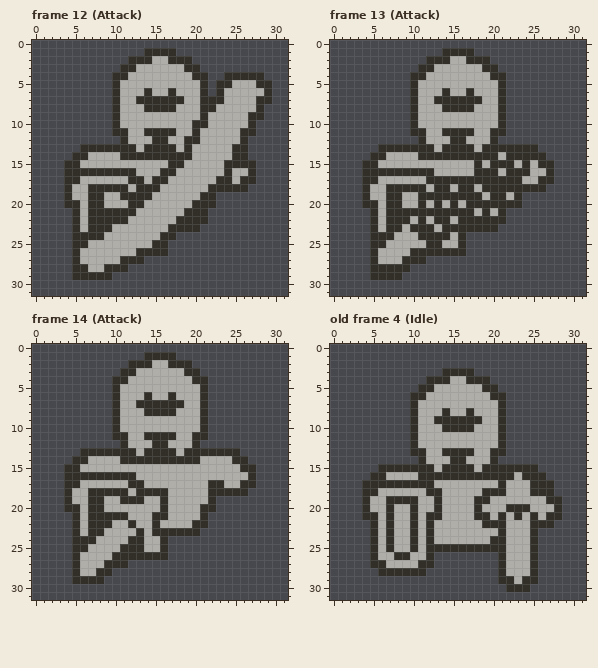
A pixel-art file gets an edit: Assets/enemies/livingArmor.aseprite. This is how it looked before the edit.
32x32 pixels, 22 frames. Shown: frame 12 (Attack), frame 13 (Attack), frame 14 (Attack), old frame 4 (Idle). The commit also changed other frames, which this record leaves out.
After:
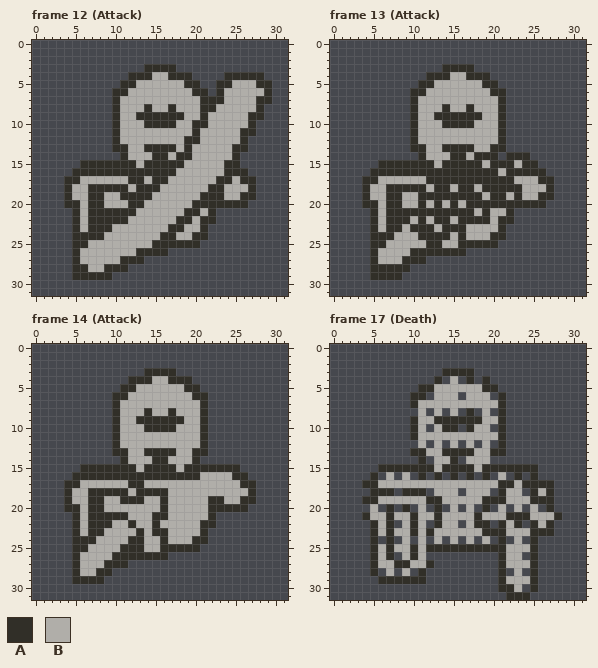
Palette (. is transparent): A #312f28  B #b0aea9
A new or re-ordered frame is compared with the old frame closest to it.
Changes in this commit:
frames re-ordered
Changed rows in their new state; - is an unchanged pixel.
Frame 12 (Attack), layers "Head", "Body":
first column x 4:
 1 ----------....----------
 2 --------........--------
 3 -------...AAAA...-------
 4 ------..AAA--AAA..------
 5 ------.AA------AA.------
 6 -------A--B--B--A-------
 7 ---------BBBBBB---------
 8 -----------BB-----------
 9 ---------AAAAAA---------
10 ----------AAAA----------
11 -------B--BBBB----------
12 ------AB---BB-----------
13 --....--B---------------
14 -......-BBB--B--------.-
15 ..AAAAAAA-AAA---------..
16 .--------AAA---------AA.
18 --------------------BBBA
19 -------------------ABBAA
20 -------------------AAAA-
21 -----------------BA-----
22 ----------------B-A-----
23 ---------------BBA------
24 --------------BBAA------
25 -------------AAAA-------
Frame 13 (Attack), layers "Head", "Body":
first column x 4:
 1 ----------....----------
 2 --------........--------
 3 -------...AAAA...-------
 4 ------..AAA--AAA..------
 5 ------.AA------AA.------
 6 -------A--B--B--A-------
 7 ---------BBBBBB---------
 8 -----------BB-----------
 9 ---------AAAAAA---------
10 ----------AAAA----------
11 -------B--BBBB--B-------
12 ------AB---BB---BA------
13 --....--B------B--....--
14 -......-BBB--B---.---..-
15 ..AAAAAAA-AAAA-------A..
16 .--------AAAAA-------AA.
17 -------------------B----
18 --------------------BBBA
19 --------------------BBAA
20 --------------------AAA-
21 -----------------BA-----
22 ----------------B-A-----
23 -------------BBBBA------
24 -------------BBBAA------
25 -------------AAAA-------
Frame 14 (Attack), layers "Head", "Body":
first column x 4:
 1 ----------....----------
 2 --------........--------
 3 -------...AAAA...-------
 4 ------..AAA--AAA..------
 5 ------.AA------AA.------
 6 -------A--B--B--A-------
 7 ---------BBBBBB---------
 8 -----------BB-----------
 9 ---------AAAAAA---------
10 ----------AAAA----------
11 -------B--BBBB--B-------
12 ------AB---BB---BA------
13 --....--B------B--....--
14 -......-BBB--BBB-......-
15 ..AAAAAAA-AAAA-AAAAAAA..
16 .--------AAAAAAAA----AA.
17 ------------------BB----
18 ------------------BBBBBA
19 -------------------ABBAA
20 -----------------B-AAAA-
21 -----------------BA-----
22 ----------------B-A-----
23 -------------BBBBA------
24 -------------BBBAA------
25 -------------AAAA-------
Frame 17 (Death) against old frame 4 (Idle), layers "Shield and Sword", "Head", "Body":
first column x 4:
 4 --------.-.-.-.----------
 6 --------.---.---.--------
 8 ------.-.-.-.-.-.--------
10 --------.---.---.--------
12 ------.-.-.-.-.-.--------
14 --------.---.---.--------
16 --.-.-.-.-.-.-.-.B.A.-.--
17 --BBBBBBB---------A-A----
18 .-AA.AAA.B--.--B.---.-B--
19 -A-BBBB-A-----B-AA---AA-.
20 .-.-.A.-.-.-.-.A.-.B.-.A.
21 -B------B------B-BA-AB-B-
22 ----.---.A--.-A-.--A.-B--
23 ---------------AA-----AA-
24 --.-.-.-.-.-.-.-.-.-.----
26 ---A.BA-.-----------.----
27 --B-AA-B-----------------
28 -A.B.B.-----------.-.----
29 --AAAAAA----------B-B----
30 -----------------A-B.A---
31 ------------------AAA----
